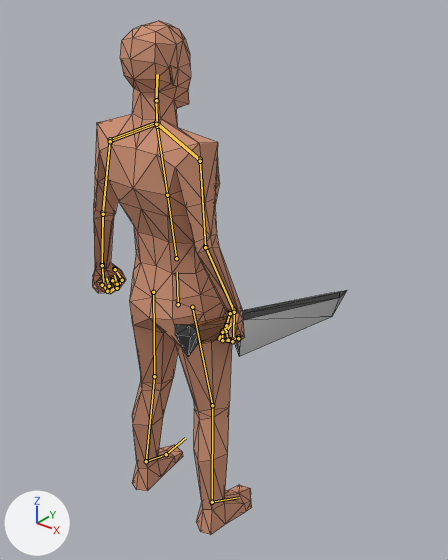
Renders of the Blender file resources/blender/base_male_IK_001_take_two.blend from each side of a commit.
Camera for both pictures: a camera (50 mm lens) standing at (1.339, -1.442, 1.929) and looking at (-0.05, 0.295, 0.852). The lights are fixed; the arrows at lower left show +X, +Y and +Z. The older version comes first. Both versions are drawn at frame 30 of the action 'Idle'; the numbers are the values there. The bones that change, and the others that lie on the model, are drawn over the model as lines. Mesh edges are drawn as thin lines.

Names of what the first picture shows: 'CharacterMesh', 'Orc Sword'.
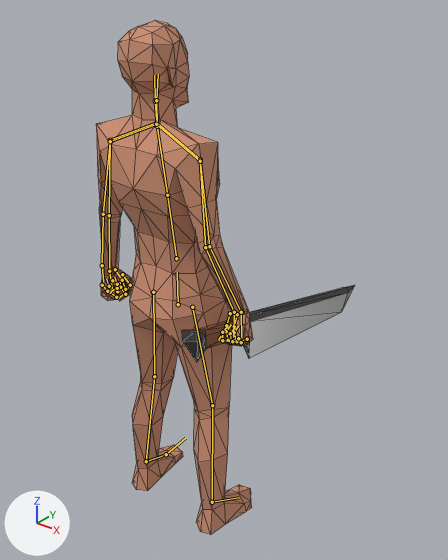
Edits to the scene script, one JSON object a line:
```json
{"block": "bone_src_arm_l", "where": "bone_src_arm_l = bpy.data.objects['RIG_CONTROL'].pose.bones['SRC_arm_l']  # child of 'SRC_clavicle_l'"}
{"op": "set", "path": "bone_src_arm_l.rotation_quaternion", "old": "(0.966, -0.001, 0.014, -0.258)", "new": "(0.951, 0.0, 0.0, -0.309)", "note": "degrees (-1, 2, -30) -> degrees (0, 0, -36)"}
{"block": "bone_src_forearm_l", "where": "bone_src_forearm_l = bpy.data.objects['RIG_CONTROL'].pose.bones['SRC_forearm_l']  # child of 'SRC_arm_l'"}
{"op": "set", "path": "bone_src_forearm_l.rotation_quaternion", "old": "(0.988, -0.143, 0.048, -0.016)", "new": "(0.986, -0.164, 0.04, -0.006)", "note": "degrees (-17, 5, -3) -> degrees (-19, 4, -1)"}
{"block": "bone_src_neck", "where": "bone_src_neck = bpy.data.objects['RIG_CONTROL'].pose.bones['SRC_neck']  # child of 'SRC_spine_02'"}
{"op": "set", "path": "bone_src_neck.rotation_quaternion", "old": "(0.999, -0.035, 0.0, 0.0)", "new": "(0.998, -0.061, 0.0, 0.0)", "note": "degrees (-4, 0, 0) -> degrees (-7, 0, 0)"}
{"block": "bone_src_arm_r", "where": "bone_src_arm_r = bpy.data.objects['RIG_CONTROL'].pose.bones['SRC_arm_r']  # child of 'SRC_clavicle_r'"}
{"op": "set", "path": "bone_src_arm_r.rotation_quaternion", "old": "(0.954, -0.001, -0.017, 0.3)", "new": "(0.961, 0.0, 0.0, 0.276)", "note": "degrees (-1, -2, 35) -> degrees (0, 0, 32)"}
{"block": "bone_src_forearm_r", "where": "bone_src_forearm_r = bpy.data.objects['RIG_CONTROL'].pose.bones['SRC_forearm_r']  # child of 'SRC_arm_r'"}
{"op": "set", "path": "bone_src_forearm_r.rotation_quaternion", "old": "(0.996, -0.084, -0.021, 0.006)", "new": "(0.995, -0.097, -0.03, 0.007)", "note": "degrees (-10, -2, 1) -> degrees (-11, -3, 1)"}
{"block": "bone_src_hand_r", "where": "bone_src_hand_r = bpy.data.objects['RIG_CONTROL'].pose.bones['SRC_hand_r']  # child of 'SRC_forearm_r'"}
{"op": "set", "path": "bone_src_hand_r.rotation_quaternion", "old": "(0.961, -0.209, -0.041, -0.177)", "new": "(0.968, -0.189, -0.052, -0.158)", "note": "degrees (-23, -9, -19) -> degrees (-21, -9, -17)"}
```

Location of each change, (x1, y1, x2, y2) in pixels of the pictures (448 x 560 px):
```json
{"object": "CharacterMesh", "change": "posed", "before": [92, 21, 252, 534], "after": [96, 21, 253, 534]}
{"object": "Orc Sword", "change": "posed", "before": [175, 290, 347, 356], "after": [182, 285, 355, 362], "on screen": "16% taller"}
{"bone": "SRC_arm_l", "before": "(110, 139) to (102, 212)", "after": "(110, 140) to (109, 215)"}
{"bone": "SRC_forearm_l", "before": "(102, 212) to (102, 264)", "after": "(109, 215) to (109, 271)"}
{"bone": "SRC_neck", "before": "(157, 126) to (156, 100)", "after": "(157, 126) to (155, 101)"}
{"bone": "SRC_arm_r", "before": "(200, 159) to (205, 246)", "after": "(200, 159) to (209, 246)"}
{"bone": "SRC_forearm_r", "before": "(205, 246) to (234, 310)", "after": "(209, 246) to (241, 312)"}
{"bone": "SRC_hand_r", "before": "(234, 310) to (233, 335)", "after": "(241, 312) to (241, 338)"}
```
